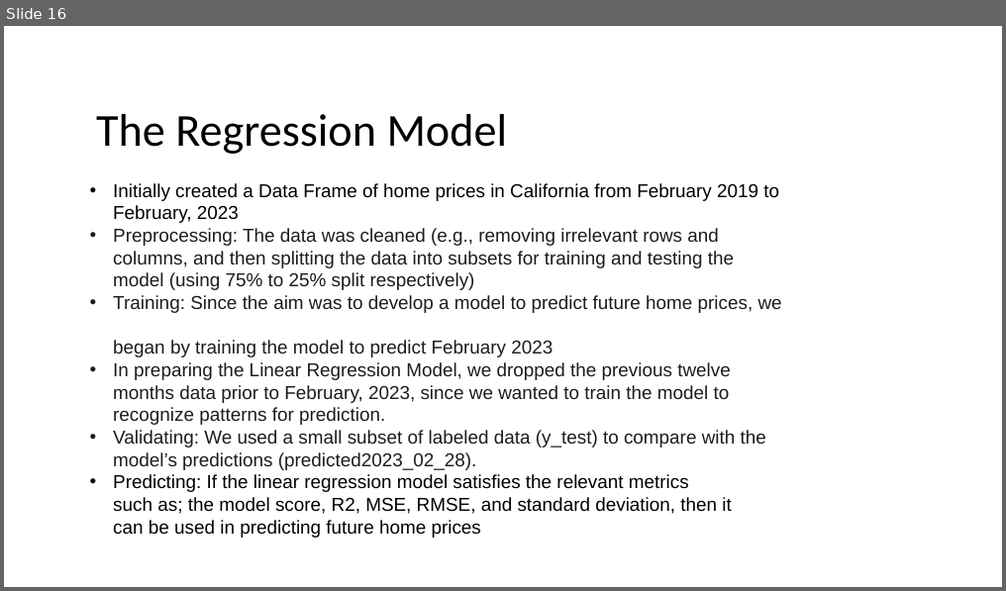
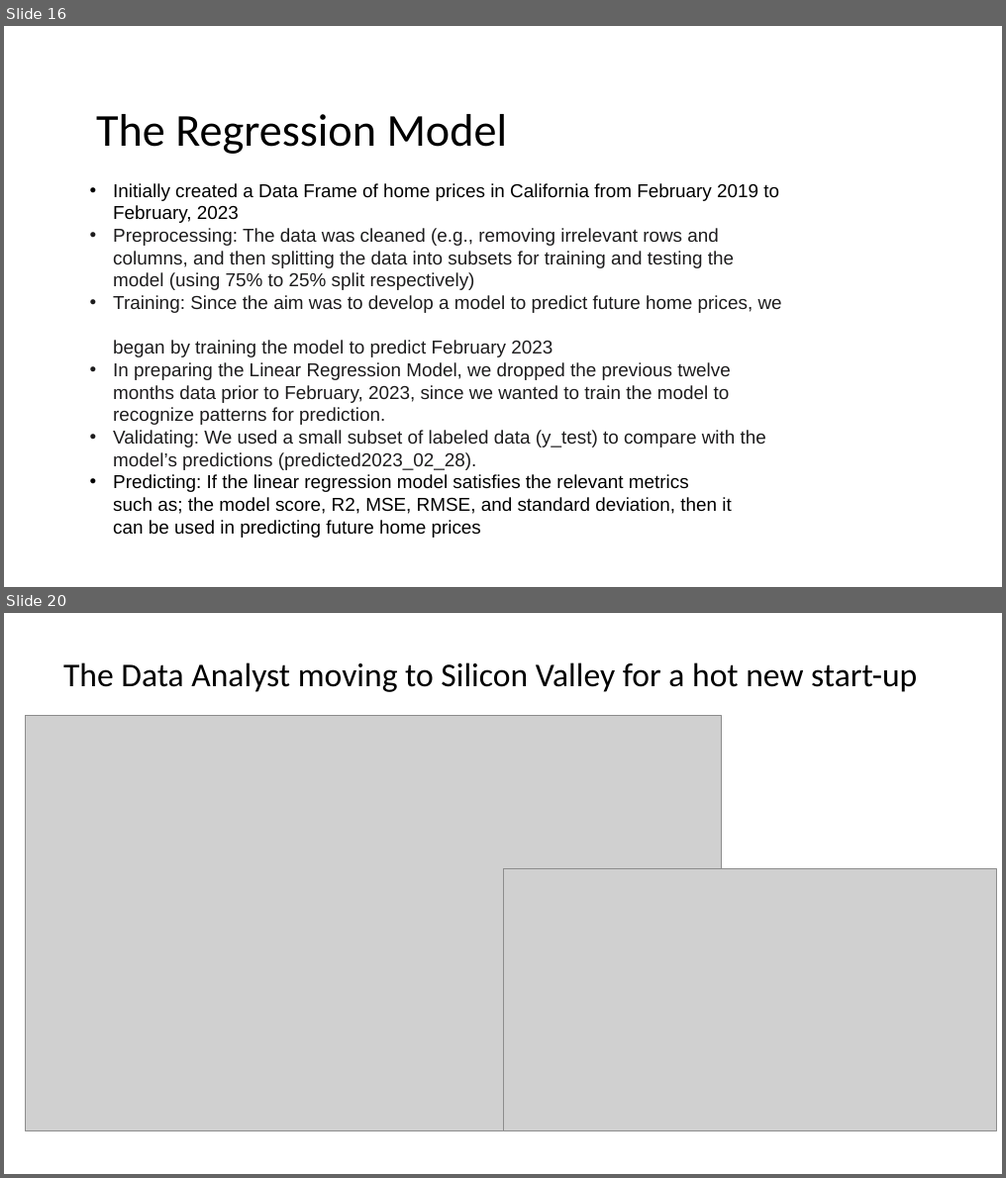
Before and after one commit to Ray54111/Housing-Prices-Machine-Learning-Project, a slide deck: Housing Price prediction.pptx. Shown one above the other, each under a label of ours: slide 16 before the commit, slides 16 and 20 after it; the slides between them are not shown. The pictures are 1006x591 and 1006x1178 pixels, drawn with LibreOffice and Linux fonts; fonts in the diff are those of the drawing; grey boxes stand for pictures. Boxes give left, top, right and bottom in pixels: in the first picture for what was removed or moved away, otherwise in the second. Text is boxed around its words. In the diff, an @@ line names an element or a change of style, - is before the commit and + after.

```diff
--- a/Housing Price prediction.pptx
+++ b/Housing Price prediction.pptx
@@ slide 20 added at [4, 613, 1002, 1174], background #FFFFFF @@
@@ text added at [63, 663, 917, 692], 32 pt, text #000000 @@
+The Data Analyst moving to Silicon Valley for a hot new start-up
@@ picture added at [25, 716, 721, 1131] @@
@@ picture added at [503, 868, 997, 1131] @@
```
Also in this commit, not shown: 1 slide changed, 4 other slides added, 1 slide removed, 5 other files.
